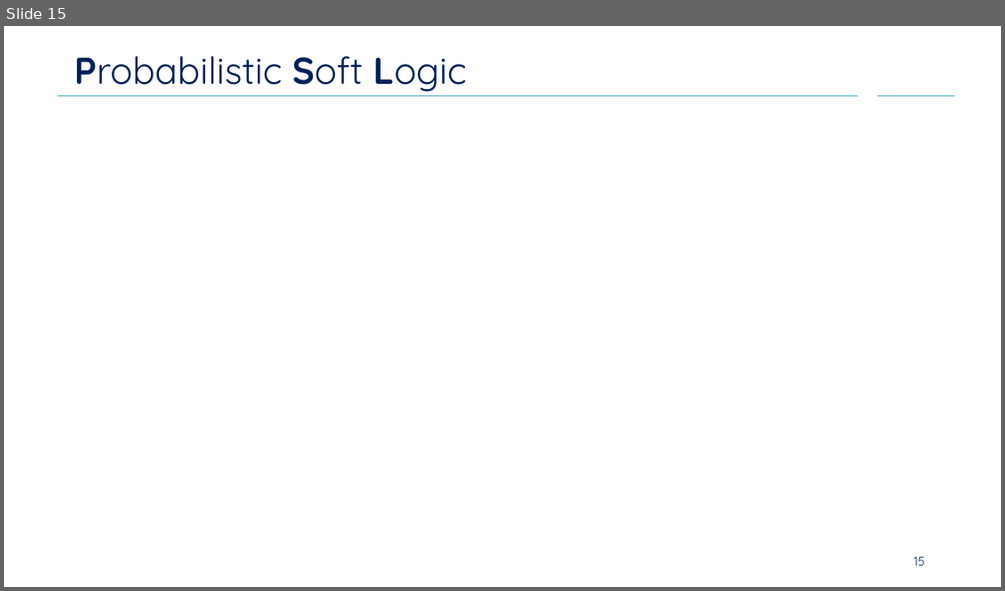
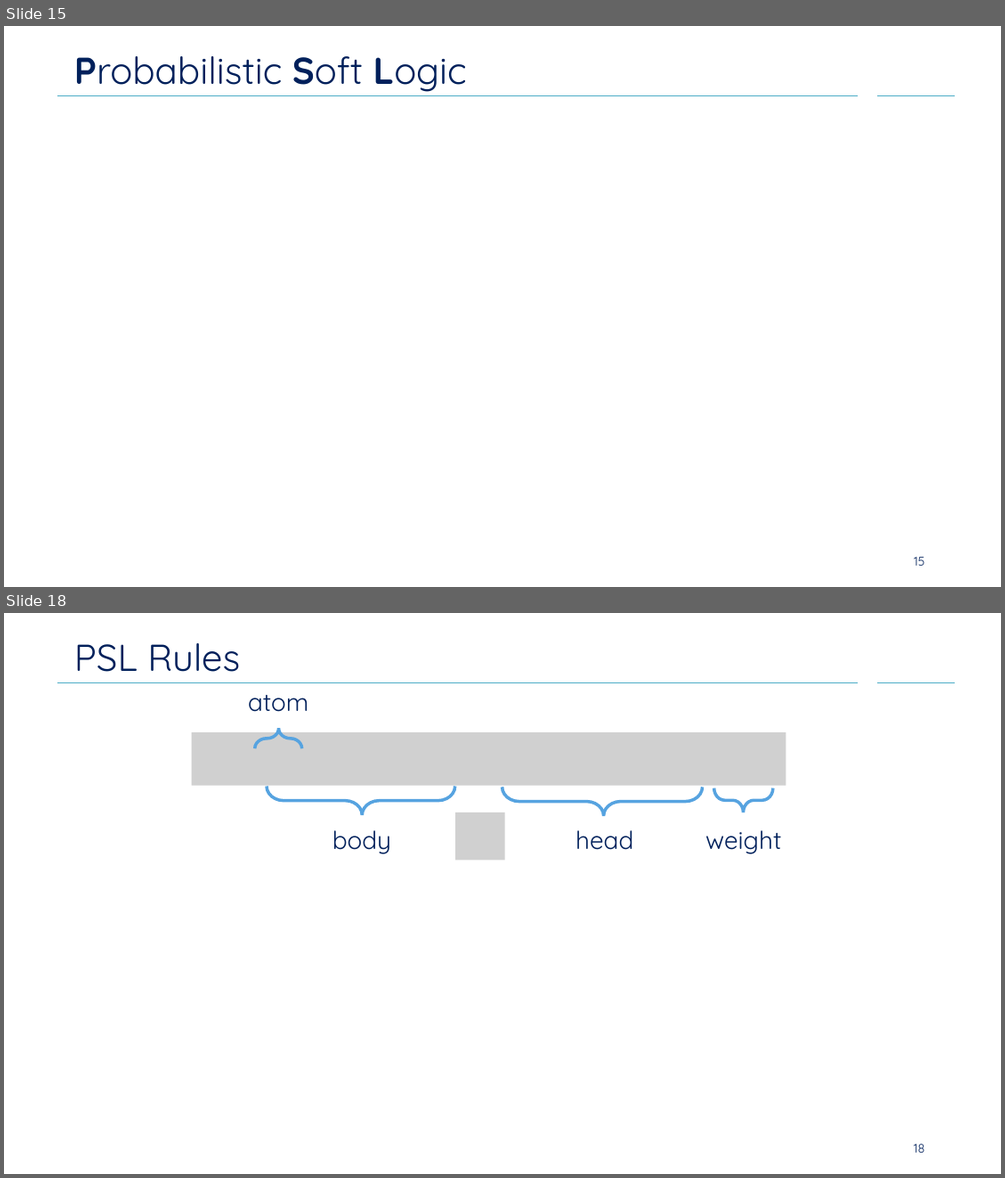
Before and after one commit to Cortys/bachelor-thesis, a slide deck: concept/presentation-is/concept.pptx. Shown one above the other, each under a label of ours: slide 15 before the commit, slides 15 and 18 after it; the slides between them are not shown. The pictures are 1005x591 and 1005x1178 pixels, drawn with LibreOffice and Linux fonts; fonts in the diff are those of the drawing; grey boxes stand for pictures; background and template pictures are left out. Boxes give left, top, right and bottom in pixels: in the first picture for what was removed or moved away, otherwise in the second. Text is boxed around its words. In the diff, an @@ line names an element or a change of style, - is before the commit and + after.

```diff
--- a/concept/presentation-is/concept.pptx
+++ b/concept/presentation-is/concept.pptx
@@ slide 18 added at (4,613,1001,1174), background #FFFFFF; not listed: 2 template elements that a slide beside it also shows @@
@@ title added at (74,643,240,672), 36 pt, text #00205B @@
+PSL Rules
@@ group added at (248,695,781,854): 4 left braces, 4 texts @@
+body
+head
+weight
+atom
@@ picture added at (192,732,786,786) @@
@@ picture added at (455,812,505,860) @@
@@ page number added at (914,1143,925,1152), 12 pt, text #00205B @@
+18
```
Also in this commit, not shown: 1 slide changed, 6 other slides added, 1 slide removed, 1 other file.
